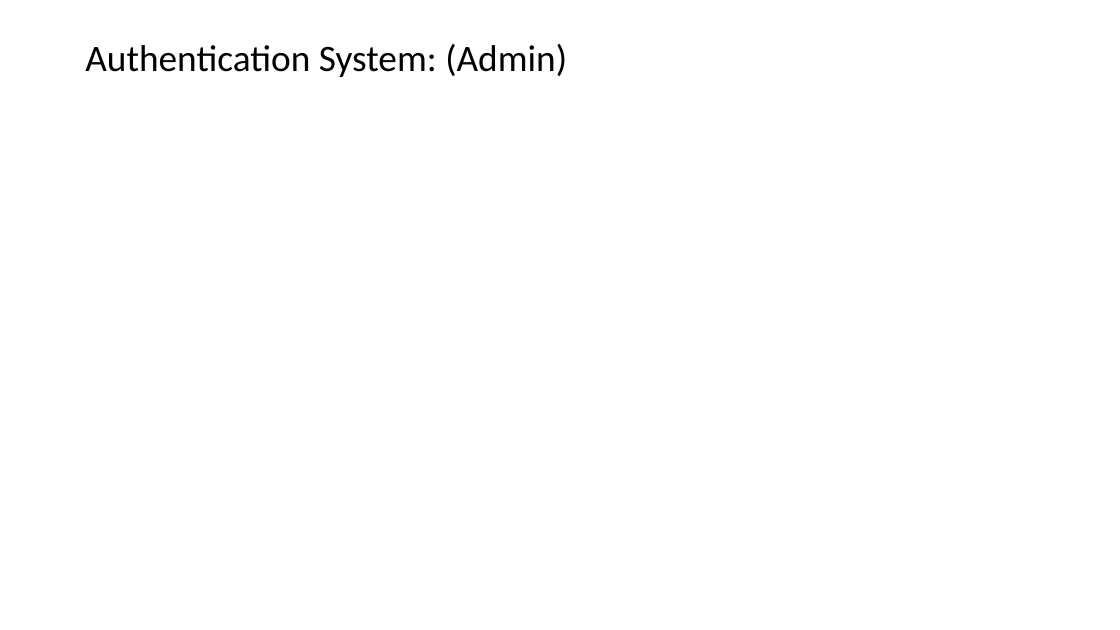
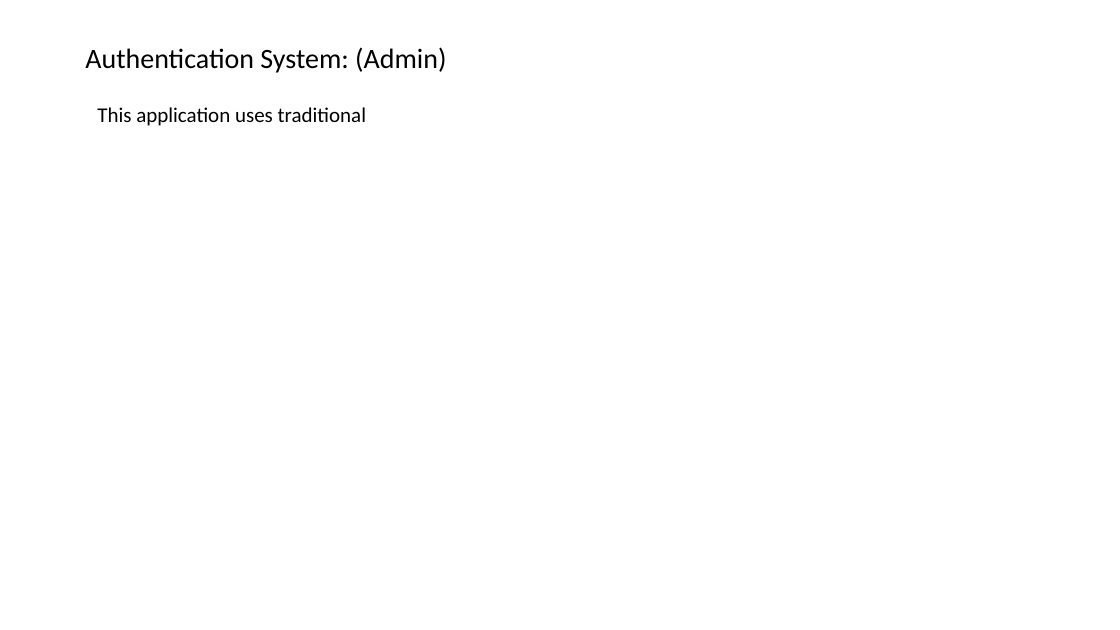
Before and after one commit to mdadalkhan/Code, a slide deck: slide 2 of projects/brems/Overview.pptx. Drawn at 1120x630 pixels with LibreOffice and Linux fonts; fonts in the diff are those of the drawing. Boxes give left, top, right and bottom in pixels: in the first picture for what was removed or moved away, otherwise in the second. Text is boxed around its words. In the diff, an @@ line names an element or a change of style, - is before the commit and + after.

```diff
--- a/projects/brems/Overview.pptx
+++ b/projects/brems/Overview.pptx
@@ title "Authentication System: (Admin)" at box(85, 47, 446, 73): size 32 to 24 pt @@
@@ text added at box(97, 107, 366, 126), 18 pt, text #000000 @@
+This application uses traditional
```
Also in this commit, not shown: 3 slides added, 5 other files.
